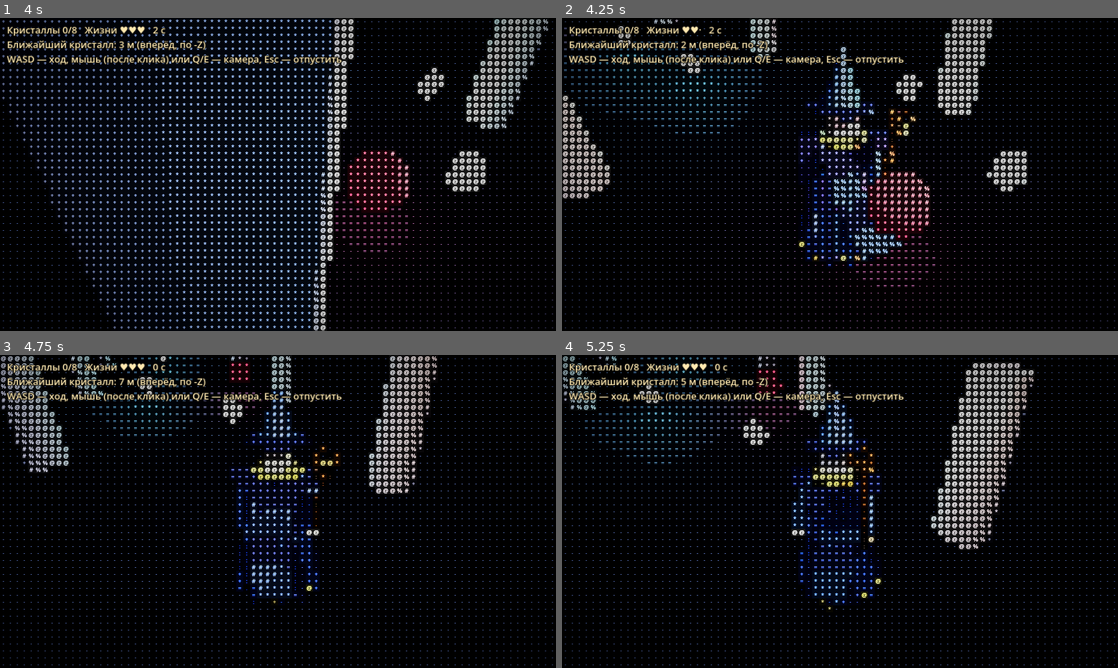
Above: before the commit, frames 1-4 (two rows, left to right).
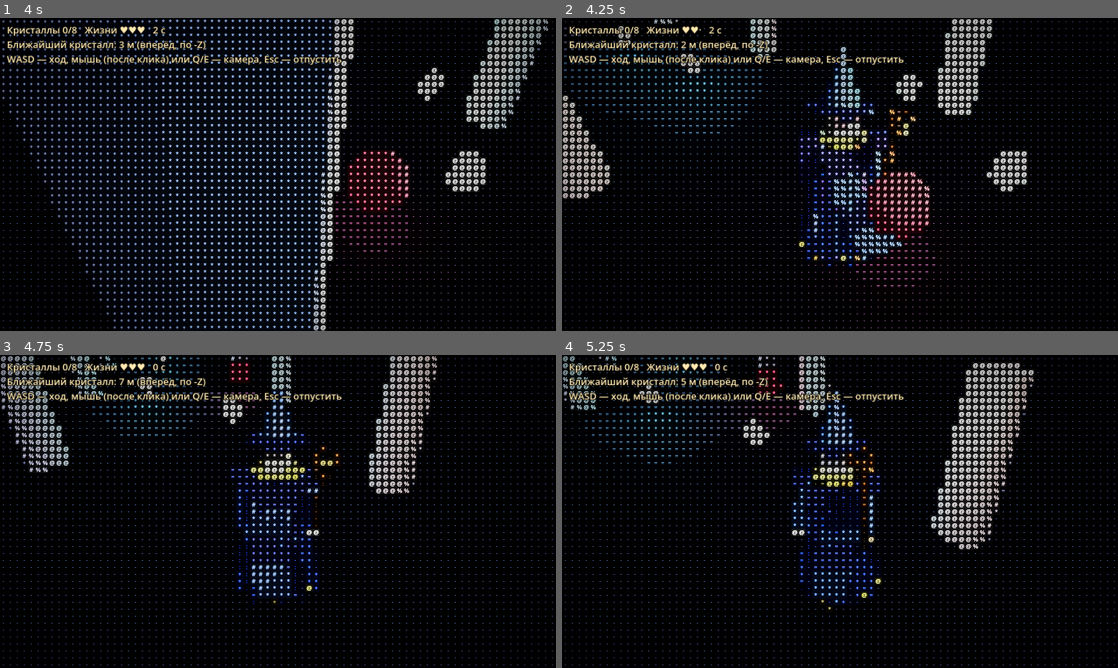
Above: after the commit, the same moments.

Repository: arteick/proxy-test
Game: Godot game, scene res://main.tscn
Same seed, same stepped clock (60 frames per second), same inputs: the game is played once before the commit and once after it.
Inputs (mouse positions are in pixels of both pictures, inside the frame that each line leads up to):
- Up to frame 1 (4 s): tap Enter at 0.5 s; move the mouse to (400, 158) at 0.52 s; hold D 0.53-1.28 s; hold E 0.53-1.28 s; click (400, 158) at 0.67 s; move the mouse to (250, 174) at 1.27 s; hold W from 1.28 s (still down); tap R at 1.35 s; tap E at 1.55, 2.3, 2.85 s; move the mouse to (289, 168) at 2.02 s; hold Q 2.03-2.78 s; move the mouse to (272, 180) at 2.77 s; click (272, 180) at 2.92 s; move the mouse to (316, 177) at 3.52 s; hold E from 3.53 s (still down)
- Up to frame 2 (4.25 s): keep holding W; keep holding E
- Up to frame 3 (4.75 s): keep holding W; move the mouse to (233, 508) at 4.27 s; release E at 4.28 s; tap R at 4.35 s; tap E at 4.55 s
- Up to frame 4 (5.25 s): keep holding W; move the mouse to (845, 511) at 5.02 s; hold Q from 5.03 s (still down); click (845, 511) at 5.17 s

Frame 1 is identical in both runs. In frame 2, 0.1% of the frame differs, in the area x 37-64%, y 0-76%; in frame 3, less than 0.1%; in frame 4, less than 0.1%.

Commit message:
Чат: полный рефакторинг world.gd на модули
Co-Authored-By: Claude Sonnet 5.5 <noreply@anthropic.com>
Claude-Session: https://claude.ai/code/session_01LyBcM8AnHBSeKHigiXWGyP

Diff:
--- /dev/null
+++ b/godot/scripts/actors.gd
@@ -0,0 +1,29 @@
+# Видимые узлы кристаллов и теней по состоянию Game.
+const Props = preload("res://scripts/props.gd")
+
+static func _orb(parent: Node3D, radius: float, height: float, material: Material, pos: Vector3, color: Color, light_range: float, energy: float) -> MeshInstance3D:
+	var m := SphereMesh.new(); m.radius = radius; m.height = height
+	var mi := Props.mesh(m, material, pos, parent)
+	var l := OmniLight3D.new()
+	l.light_color = color; l.omni_range = light_range; l.light_energy = energy
+	mi.add_child(l)
+	return mi
+
+static func spawn_crystals(parent: Node3D, points: Array) -> Array:
+	var gem := Props.mat(Color("6fe6ff"), 0.2)
+	gem.emission_enabled = true
+	gem.emission = Color("6fe6ff")
+	gem.emission_energy_multiplier = 2.0
+	var out: Array = []
+	for c in points:
+		out.append(_orb(parent, 0.3, 0.8, gem, Vector3(c.x, 1.0, c.y), Color("6fe6ff"), 8.0, 2.5))
+	return out
+
+static func spawn_enemies(parent: Node3D, points: Array) -> Array:
+	var shade := Props.mat(Color("1a0c14"), 0.9)
+	shade.emission_enabled = true
+	shade.emission = Color("ff3050")
+	var out: Array = []
+	for e in points:
+		out.append(_orb(parent, 0.55, 1.1, shade, Vector3(e.x, 1.0, e.y), Color("ff3050"), 6.0, 1.5))
+	return out
--- /dev/null
+++ b/godot/scripts/hud.gd
@@ -0,0 +1,24 @@
+# Текст HUD без зависимости от сцены (тестируется headless).
+const Game = preload("res://scripts/game.gd")
+
+static func text(game: Game, hero: Vector3) -> String:
+	var hp := maxi(game.hp, 0)
+	var line := "Кристаллы %d/%d   Жизни %s   %d с" % [game.score, Game.CRYSTALS, "♥".repeat(hp) + "·".repeat(Game.HP_MAX - hp), int(game.time)]
+	if game.state == "win":
+		return line + "\n\nПобеда! R — заново"
+	if game.state == "lose":
+		return line + "\n\nТени взяли своё. R — заново"
+	var best := INF
+	for c in game.crystals:
+		best = minf(best, c.distance_to(Vector2(hero.x, hero.z)))
+	line += "\nБлижайший кристалл: %d м (вперёд, по -Z)" % int(best)
+	return line + "\nWASD — ход, мышь (после клика) или Q/E — камера, Esc — отпустить"
+
+static func make_label() -> Label:
+	var l := Label.new()
+	l.position = Vector2(16, 12)
+	l.add_theme_font_size_override("font_size", 22)
+	l.add_theme_color_override("font_color", Color("ffe9b0"))
+	l.add_theme_color_override("font_outline_color", Color.BLACK)
+	l.add_theme_constant_override("outline_size", 6)
+	return l
--- /dev/null
+++ b/godot/scripts/level.gd
@@ -0,0 +1,20 @@
+# Статичный уровень: земля и колоннада. Возвращает коллайдеры Vector3(x, z, радиус).
+const Props = preload("res://scripts/props.gd")
+
+const COLUMNS := 14
+
+static func build(parent: Node3D) -> Array:
+	var plane := PlaneMesh.new()
+	plane.size = Vector2(200, 200)
+	Props.mesh(plane, Props.mat(Color("3c424e"), 0.9), Vector3.ZERO, parent)
+	var stone := Props.mat(Color("a8aab3"), 0.8)
+	var colliders: Array = []
+	for i in COLUMNS:
+		var h := 2.0 + (i % 4) * 1.2
+		var c := CylinderMesh.new()
+		c.top_radius = 0.5; c.bottom_radius = 0.6; c.height = h
+		var cx := (1 if i % 2 else -1) * 4.5
+		var cz := -i * 4.5
+		Props.mesh(c, stone, Vector3(cx, h / 2.0, cz), parent)
+		colliders.append(Vector3(cx, cz, 0.6))
+	return colliders
--- /dev/null
+++ b/godot/scripts/lighting.gd
@@ -0,0 +1,50 @@
+extends Node3D
+# Окружение и свет: полусферное небо/земля, тёплый ключевой свет за курсором, холодный контровой.
+
+const KEY_ENERGY := 6.0
+
+var key: OmniLight3D
+
+func _ready() -> void:
+	var env := WorldEnvironment.new()
+	env.environment = Environment.new()
+	env.environment.background_mode = Environment.BG_COLOR
+	env.environment.background_color = Color("070910")
+	# полусферный свет как в Three.js-прототипе: небо 7080b8 сверху, земля 2a2018 снизу
+	var sky_mat := ProceduralSkyMaterial.new()
+	sky_mat.sky_top_color = Color("7080b8")
+	sky_mat.sky_horizon_color = Color("4a5070")
+	sky_mat.ground_horizon_color = Color("4a5070")
+	sky_mat.ground_bottom_color = Color("2a2018")
+	var sky := Sky.new()
+	sky.sky_material = sky_mat
+	env.environment.sky = sky
+	env.environment.ambient_light_source = Environment.AMBIENT_SOURCE_SKY
+	env.environment.ambient_light_energy = 0.9
+	env.environment.tonemap_mode = Environment.TONE_MAPPER_FILMIC
+	env.environment.tonemap_exposure = 1.0
+	add_child(env)
+
+	key = OmniLight3D.new()
+	key.light_color = Color("ffc680")
+	key.omni_range = 40.0
+	key.light_energy = KEY_ENERGY
+	key.omni_attenuation = 1.4
+	key.shadow_enabled = true
+	add_child(key)
+	var rim := OmniLight3D.new()
+	rim.light_color = Color("5aa0ff")
+	rim.omni_range = 30.0
+	rim.light_energy = 3.0
+	rim.omni_attenuation = 1.4
+	rim.position = Vector3(-3, 2.5, -5)
+	add_child(rim)
+
+# Вспышка при ударе.
+func flash() -> void:
+	key.light_energy = 14.0
+
+# base — позиция героя, m — курсор в долях экрана (0..1), t — время.
+func follow(base: Vector3, m: Vector2, t: float, dt: float) -> void:
+	key.position = base + Vector3((m.x - 0.5) * 12.0, 1.2 + (1.0 - m.y) * 5.0, 2.0 + sin(t * 0.7))
+	key.light_energy = lerpf(key.light_energy, KEY_ENERGY, minf(1.0, dt * 5.0))
--- /dev/null
+++ b/godot/scripts/props.gd
@@ -0,0 +1,15 @@
+# Общие помощники для сборки сцены из кода.
+
+static func mat(c: Color, rough: float) -> StandardMaterial3D:
+	var m := StandardMaterial3D.new()
+	m.albedo_color = c
+	m.roughness = rough
+	return m
+
+static func mesh(m: Mesh, material: Material, pos: Vector3, parent: Node3D) -> MeshInstance3D:
+	var mi := MeshInstance3D.new()
+	mi.mesh = m
+	mi.material_override = material
+	mi.position = pos
+	parent.add_child(mi)
+	return mi
--- a/godot/scripts/world.gd
+++ b/godot/scripts/world.gd
@@ -3,6 +3,10 @@
 const Move = preload("res://scripts/move.gd")
 const Game = preload("res://scripts/game.gd")
 const Hero = preload("res://scripts/hero.gd")
+const Hud = preload("res://scripts/hud.gd")
+const Level = preload("res://scripts/level.gd")
+const Actors = preload("res://scripts/actors.gd")
+const Lighting = preload("res://scripts/lighting.gd")
 # Сцена целиком в коде: колонны, персонаж, свет, камера и ASCII-постобработка.
 
 const FAR := 60.0
@@ -15,7 +19,7 @@
 var moving := false
 
 var cam: Camera3D
-var key: OmniLight3D
+var light := Lighting.new()
 var hero := Hero.new()
 var pitch := 0.45
 var zoom := 1.0
@@ -26,82 +30,17 @@
 var hud: Label
 var run_seed := 1
 
-func _mat(c: Color, rough: float) -> StandardMaterial3D:
-	var m := StandardMaterial3D.new()
-	m.albedo_color = c
-	m.roughness = rough
-	return m
-
-func _mesh(mesh: Mesh, mat: Material, pos: Vector3, parent: Node3D = self) -> MeshInstance3D:
-	var mi := MeshInstance3D.new()
-	mi.mesh = mesh
-	mi.material_override = mat
-	mi.position = pos
-	parent.add_child(mi)
-	return mi
-
 func _ready() -> void:
-	var env := WorldEnvironment.new()
-	env.environment = Environment.new()
-	env.environment.background_mode = Environment.BG_COLOR
-	env.environment.background_color = Color("070910")
-	# полусферный свет как в Three.js-прототипе: небо 7080b8 сверху, земля 2a2018 снизу
-	var sky_mat := ProceduralSkyMaterial.new()
-	sky_mat.sky_top_color = Color("7080b8")
-	sky_mat.sky_horizon_color = Color("4a5070")
-	sky_mat.ground_horizon_color = Color("4a5070")
-	sky_mat.ground_bottom_color = Color("2a2018")
-	var sky := Sky.new()
-	sky.sky_material = sky_mat
-	env.environment.sky = sky
-	env.environment.ambient_light_source = Environment.AMBIENT_SOURCE_SKY
-	env.environment.ambient_light_energy = 0.9
-	env.environment.tonemap_mode = Environment.TONE_MAPPER_FILMIC
-	env.environment.tonemap_exposure = 1.0
-	add_child(env)
-
-	var plane := PlaneMesh.new()
-	plane.size = Vector2(200, 200)
-	_mesh(plane, _mat(Color("3c424e"), 0.9), Vector3.ZERO)
-
-	var stone := _mat(Color("a8aab3"), 0.8)
-	for i in 14:
-		var h := 2.0 + (i % 4) * 1.2
-		var c := CylinderMesh.new()
-		c.top_radius = 0.5; c.bottom_radius = 0.6; c.height = h
-		var cx := (1 if i % 2 else -1) * 4.5
-		var cz := -i * 4.5
-		_mesh(c, stone, Vector3(cx, h / 2.0, cz))
-		colliders.append(Vector3(cx, cz, 0.6))
-
+	colliders = Level.build(self)
 	add_child(hero)
-
-	key = OmniLight3D.new()
-	key.light_color = Color("ffc680")
-	key.omni_range = 40.0
-	key.light_energy = 6.0
-	key.omni_attenuation = 1.4
-	key.shadow_enabled = true
-	add_child(key)
-	var rim := OmniLight3D.new()
-	rim.light_color = Color("5aa0ff")
-	rim.omni_range = 30.0
-	rim.light_energy = 3.0
-	rim.omni_attenuation = 1.4
-	rim.position = Vector3(-3, 2.5, -5)
-	add_child(rim)
+	add_child(light)
 
 	cam = Camera3D.new()
 	cam.far = FAR
 	cam.fov = 50.0
 	add_child(cam)
 	_build_ascii_pass()
-	hud = Label.new()
-	hud.position = Vector2(16, 12)
-	hud.add_theme_font_size_override("font_size", 22)
-	hud.add_theme_color_override("font_color", Color("ffe9b0"))
-	hud.add_theme_color_override("font_outline_color", Color.BLACK)
-	hud.add_theme_constant_override("outline_size", 6)
+	hud = Hud.make_label()
 	var layer := CanvasLayer.new()
 	layer.add_child(hud)
 	add_child(layer)
@@ -110,31 +49,11 @@
 func _new_game() -> void:
 	for n in crystal_nodes + enemy_nodes:
 		n.queue_free()
-	crystal_nodes.clear(); enemy_nodes.clear()
 	game = Game.new(run_seed)
 	run_seed += 1
 	hero.position = Vector3.ZERO
-	var gem := _mat(Color("6fe6ff"), 0.2)
-	gem.emission_enabled = true
-	gem.emission = Color("6fe6ff")
-	gem.emission_energy_multiplier = 2.0
-	var shade := _mat(Color("1a0c14"), 0.9)
-	shade.emission_enabled = true
-	shade.emission = Color("ff3050")
-	for c in game.crystals:
-		var m := SphereMesh.new(); m.radius = 0.3; m.height = 0.8
-		var mi := _mesh(m, gem, Vector3(c.x, 1.0, c.y))
-		var l := OmniLight3D.new()
-		l.light_color = Color("6fe6ff"); l.omni_range = 8.0; l.light_energy = 2.5
-		mi.add_child(l)
-		crystal_nodes.append(mi)
-	for e in game.enemies:
-		var m := SphereMesh.new(); m.radius = 0.55; m.height = 1.1
-		var mi := _mesh(m, shade, Vector3(e.x, 1.0, e.y))
-		var l := OmniLight3D.new()
-		l.light_color = Color("ff3050"); l.omni_range = 6.0; l.light_energy = 1.5
-		mi.add_child(l)
-		enemy_nodes.append(mi)
+	crystal_nodes = Actors.spawn_crystals(self, game.crystals)
+	enemy_nodes = Actors.spawn_enemies(self, game.enemies)
 
 func _build_ascii_pass() -> void:
 	var atlas_vp: SubViewport = SubViewport.new()
@@ -186,20 +105,8 @@
 	for i in enemy_nodes.size():
 		enemy_nodes[i].position = Vector3(game.enemies[i].x, 1.0 + sin(t * 3.0 + i) * 0.2, game.enemies[i].y)
 	if ev.has("hurt"):
-		key.light_energy = 14.0
-	key.light_energy = lerpf(key.light_energy, 6.0, minf(1.0, dt * 5.0))
-	var line := "Кристаллы %d/%d   Жизни %s   %d с" % [game.score, Game.CRYSTALS, "♥".repeat(maxi(game.hp, 0)) + "·".repeat(Game.HP_MAX - maxi(game.hp, 0)), int(game.time)]
-	if game.state == "win":
-		line += "\n\nПобеда! R — заново"
-	elif game.state == "lose":
-		line += "\n\nТени взяли своё. R — заново"
-	else:
-		var best := INF
-		for c in game.crystals:
-			best = minf(best, c.distance_to(Vector2(hero.position.x, hero.position.z)))
-		line += "\nБлижайший кристалл: %d м (вперёд, по -Z)" % int(best)
-		line += "\nWASD — ход, мышь (после клика) или Q/E — камера, Esc — отпустить"
-	hud.text = line
+		light.flash()
+	hud.text = Hud.text(game, hero.position)
 
 func _process(dt: float) -> void:
 	t += dt
@@ -216,7 +123,7 @@
 	var base := hero.position
 	var m := get_viewport().get_mouse_position() / Vector2(get_viewport().get_visible_rect().size)
 	if Input.mouse_mode == Input.MOUSE_MODE_CAPTURED: m = Vector2(0.5, 0.4)
-	key.position = base + Vector3((m.x - 0.5) * 12.0, 1.2 + (1.0 - m.y) * 5.0, 2.0 + sin(t * 0.7))
+	light.follow(base, m, t, dt)
 	cam.position = base + Vector3(0, 1.5, 0) + Vector3(0, 0, 5.0 * zoom).rotated(Vector3.RIGHT, -pitch).rotated(Vector3.UP, yaw)
 	cam.look_at(base + Vector3(0, 1.5, 0))
 	_update_game(dt)
--- a/godot/tests/run.gd
+++ b/godot/tests/run.gd
@@ -3,6 +3,9 @@
 const Move = preload("res://scripts/move.gd")
 const Game = preload("res://scripts/game.gd")
 const Hero = preload("res://scripts/hero.gd")
+const Hud = preload("res://scripts/hud.gd")
+const Level = preload("res://scripts/level.gd")
+const Actors = preload("res://scripts/actors.gd")
 # Запуск: godot --headless --path godot -s tests/run.gd
 
 var fails := 0
@@ -59,4 +62,15 @@
 	check(hero.cape_segs.size() == Hero.CAPE_SEGS and hero.get_child_count() > 2, "герой: модель собирается")
 	hero.animate(0.1, true, 0.1)
 	check(hero.amp > 0.0 and hero.staff.rotation.x != 0.0, "герой: анимация ходьбы двигает суставы")
+	var gh := Game.new(1)
+	var txt := Hud.text(gh, Vector3.ZERO)
+	check(txt.contains("Кристаллы 0/8") and txt.contains("♥♥♥") and txt.contains("Ближайший"), "HUD: счёт, жизни, подсказка")
+	gh.state = "win"
+	check(Hud.text(gh, Vector3.ZERO).contains("Победа"), "HUD: победа")
+	gh.state = "lose"; gh.hp = 0
+	check(Hud.text(gh, Vector3.ZERO).contains("Тени взяли") and Hud.text(gh, Vector3.ZERO).contains("···"), "HUD: поражение, жизни не уходят в минус")
+	var root := Node3D.new()
+	check(Level.build(root).size() == Level.COLUMNS and root.get_child_count() == Level.COLUMNS + 1, "уровень: колонны и коллайдеры")
+	check(Actors.spawn_crystals(root, Game.new(2).crystals).size() == Game.CRYSTALS and Actors.spawn_enemies(root, Game.new(2).enemies).size() == Game.ENEMIES, "узлы: кристаллы и тени")
+	root.free()
 	quit(1 if fails else 0)
Not shown, changed: docs/MEMORY.md
Not shown, changed: docs/PROGRESS.md
Not shown, added: docs/chat/20261026-023837-cjs8.md
